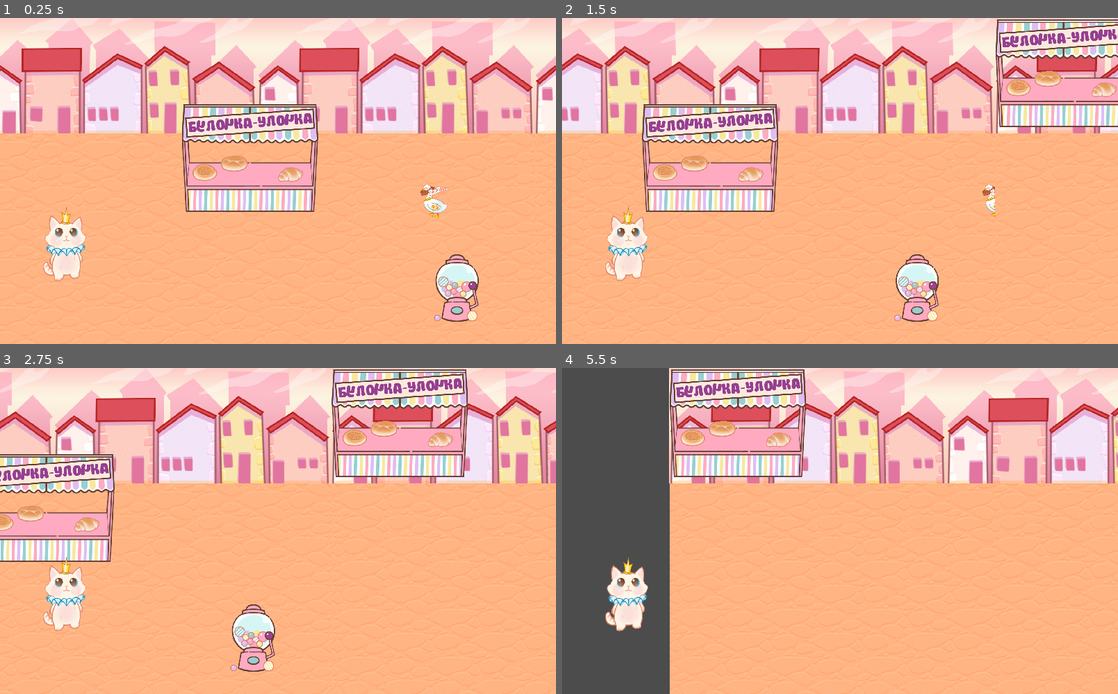
Above: before the commit, frames 1-4 (two rows, left to right).
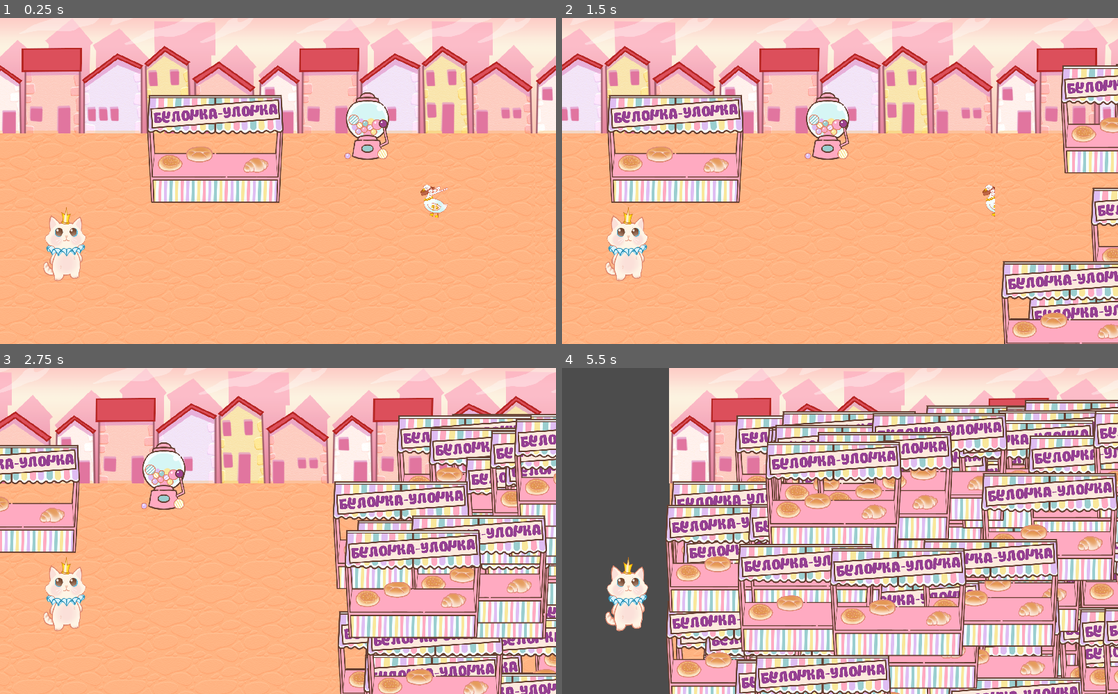
Above: after the commit, the same moments.

Repository: cuire/Voleur-de-Renard
Game: Godot game, scene res://scenes/main_location/kingdom.tscn
Same seed, same stepped clock (60 frames per second), same inputs: the game is played once before the commit and once after it.
Inputs (mouse positions are in pixels of both pictures, inside the frame that each line leads up to):
- Up to frame 1 (0.25 s): no input
- Up to frame 2 (1.5 s): move the mouse to (1012, 285) at 0.52 s; hold Right (ui_right) 0.53-1.28 s; click (1012, 285) at 0.67 s; move the mouse to (684, 125) at 1.27 s; click (684, 125) at 1.42 s
- Up to frame 3 (2.75 s): move the mouse to (88, 475) at 2.02 s; hold Right (ui_right) from 2.03 s (still down); click (88, 475) at 2.17 s
- Up to frame 4 (5.5 s): move the mouse to (645, 469) at 2.77 s; click (645, 469) at 2.92 s; move the mouse to (995, 550) at 3.52 s; release Right (ui_right) at 3.53 s; click (995, 550) at 3.67 s; move the mouse to (789, 390) at 4.27 s; click (789, 390) at 4.42 s; move the mouse to (756, 387) at 5.02 s; click (756, 387) at 5.17 s

The runs differ from the first frame. In frame 1, 11% of the frame differs, in the area x 26-87%, y 22-94%; in frame 2, 24%; in frame 3, 42%; in frame 4, 70%, in the area x 18-100%, y 0-100%.

Commit message:
fix origins of minigames and randomize spawn position

Diff:
--- a/minigames/bakery/bakery.tscn
+++ b/minigames/bakery/bakery.tscn
@@ -11,7 +11,7 @@
 money_to_steal = 5
 
 [node name="Sprite" type="Sprite" parent="."]
-position = Vector2( 127, 101 )
+position = Vector2( 7, -100 )
 scale = Vector2( 0.502105, 0.502105 )
 texture = ExtResource( 1 )
 
--- a/minigames/pull_the_handle/vending_machine.tscn
+++ b/minigames/pull_the_handle/vending_machine.tscn
@@ -10,14 +10,15 @@
 [node name="VendingMachine" type="Node2D"]
 
 [node name="VendingMachineBody" type="Sprite" parent="."]
-position = Vector2( 47, -59 )
+position = Vector2( -1, -59 )
 scale = Vector2( 0.497368, 0.497368 )
 texture = ExtResource( 1 )
 
 [node name="Handle" parent="." instance=ExtResource( 2 )]
-position = Vector2( 71, -22 )
+position = Vector2( 23, -22 )
 
 [node name="Area2D" type="Area2D" parent="."]
+position = Vector2( -48, 0 )
 script = ExtResource( 3 )
 
 [node name="CollisionShape2D" type="CollisionShape2D" parent="Area2D"]
--- a/scenes/main_location/kingdom.gd
+++ b/scenes/main_location/kingdom.gd
@@ -7,7 +7,7 @@
 onready var viewport_size: float = get_viewport().size.x
 var current_position: float = 0
 
-var bakery = preload("res://minigames/bakery/bakery.tscn").instance()
+var bakery = preload("res://minigames/bakery/bakery.tscn")
 
 const DIRECTION: int = -1
 export var velocity: float = 1.5 * DIRECTION
@@ -17,7 +17,7 @@
 	_move_frame(current_frame, delta)
 	_move_frame(next_frame, delta)
 	if Input.is_action_pressed("ui_right"):
-		add_obstacle(next_frame, bakery)
+		add_obstacle(next_frame, bakery.instance())
 
 # Function to move frame
 func _move_frame(frame: Node2D, delta) -> void:
@@ -28,7 +28,9 @@
 		frame.position.x += 2 * viewport_size
 
 func add_obstacle(frame: Node2D, obstacle: Minigame):
-	# set position of obstacle
+	obstacle.position = Vector2(randi()%900+100, randi()%600+250)
+	# check if any collisions
+
 	print("Added")
 	var _status = obstacle.connect("steal_money", prince, "_on_Steal_Money")
 	frame.add_child(obstacle)
--- a/scenes/main_location/kingdom.tscn
+++ b/scenes/main_location/kingdom.tscn
@@ -15,10 +15,10 @@
 [node name="CurrentFrame" parent="." instance=ExtResource( 5 )]
 
 [node name="VendingMachine" parent="CurrentFrame" instance=ExtResource( 2 )]
-position = Vector2( 832, 556 )
+position = Vector2( 715, 258 )
 
 [node name="Bakery" parent="CurrentFrame" instance=ExtResource( 6 )]
-position = Vector2( 371, 156 )
+position = Vector2( 427, 340 )
 
 [node name="Goose" parent="." instance=ExtResource( 3 )]
 position = Vector2( 800, 370 )
